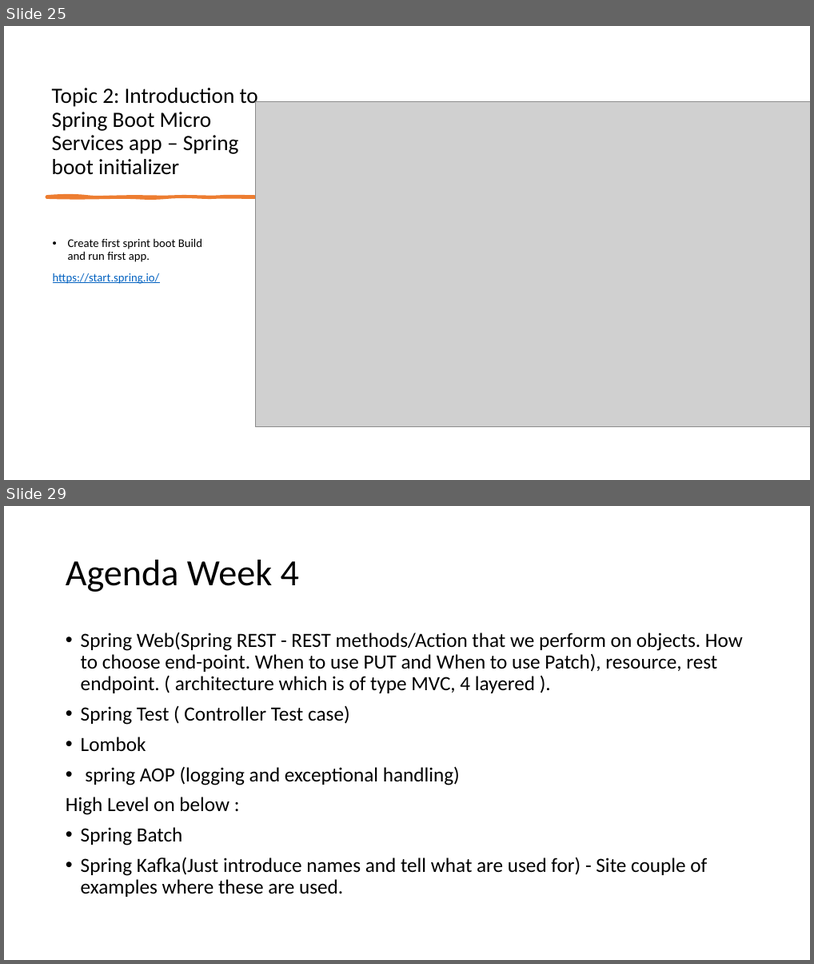
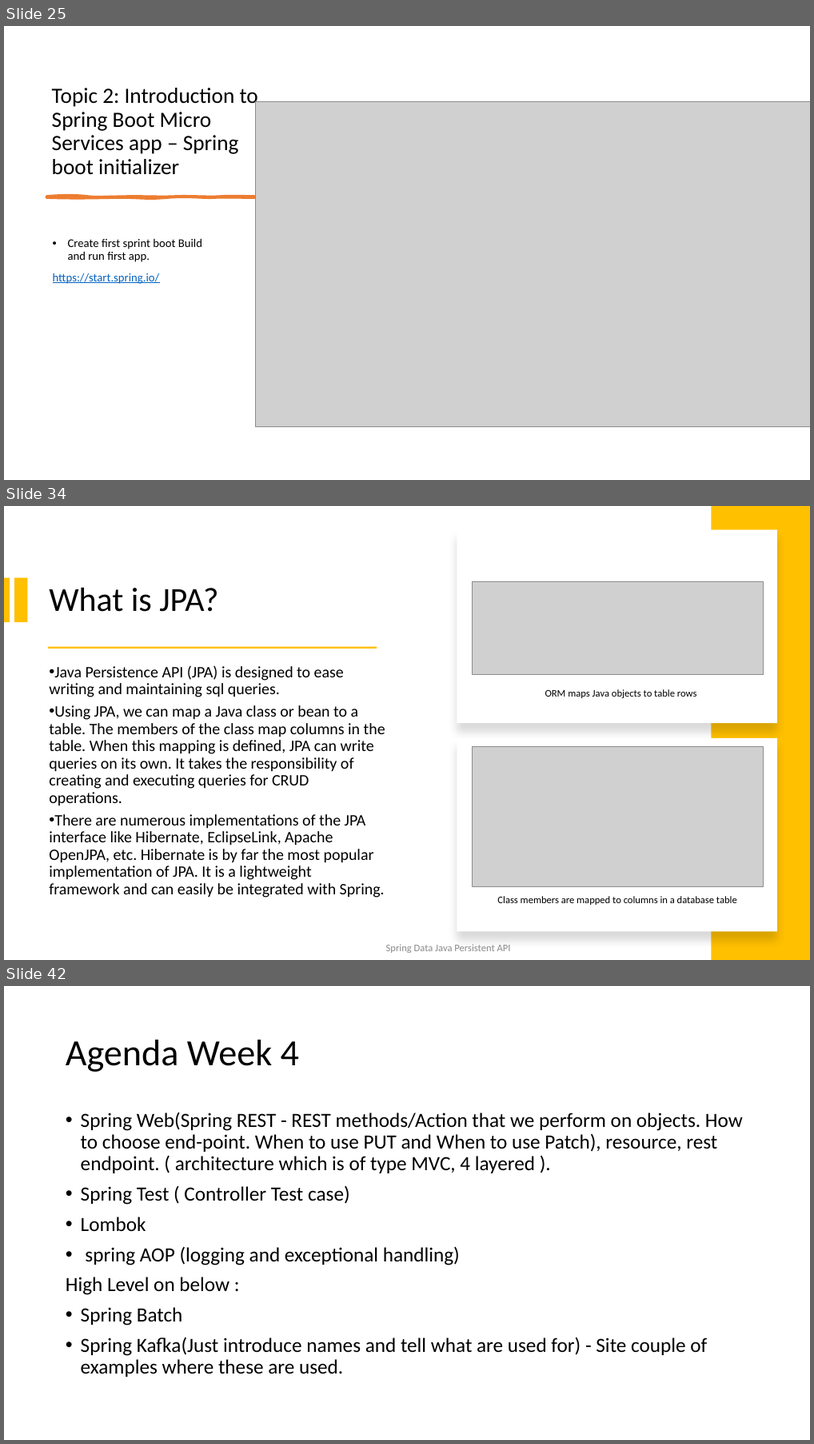
Before and after one commit to spoorthiempowher/Empowher-Curriculum, a slide deck: Java/EmpowHER-All weeks.pptx. Shown one above the other, each under a label of ours: slides 25 and 29 before the commit, slides 25, 34 and 42 after it; the slides between them are not shown. The pictures are 814x964 and 814x1444 pixels, drawn with LibreOffice and Linux fonts; fonts in the diff are those of the drawing; grey boxes stand for pictures. Boxes give left, top, right and bottom in pixels: in the first picture for what was removed or moved away, otherwise in the second. Text is boxed around its words. In the diff, an @@ line names an element or a change of style, - is before the commit and + after.

```diff
--- a/Java/EmpowHER-All weeks.pptx
+++ b/Java/EmpowHER-All weeks.pptx
@@ slide 34 added at bbox=[4, 506, 810, 960], background #FFFFFF @@
@@ rectangle added at bbox=[457, 529, 778, 723], fill #FFFFFF @@
@@ rectangle added at bbox=[712, 506, 810, 960], fill #FFC000 @@
@@ rectangle added at bbox=[4, 577, 10, 622], fill #FFC000 @@
@@ rectangle added at bbox=[14, 577, 27, 622], fill #FFC000 @@
@@ title added at bbox=[49, 588, 218, 612], 40 pt, text #000000 @@
+What is JPA?
@@ picture added at bbox=[473, 581, 764, 674] @@
@@ rectangle added at bbox=[48, 646, 378, 648], fill #FFC000 @@
@@ text added at bbox=[49, 665, 386, 897], 19 pt, text #000000 @@
+• Java Persistence API (JPA) is designed to ease writing and maintaining sql queries.
+• Using JPA, we can map a Java class or bean to a table. The members of the class map columns in the table. When this mapping is defined, JPA can write queries on its own. It takes the responsibility of creating and executing queries for CRUD operations.
+• There are numerous implementations of the JPA interface like Hibernate, EclipseLink, Apache OpenJPA, etc. Hibernate is by far the most popular implementation of JPA. It is a lightweight framework and can easily be integrated with Spring.
@@ text added at bbox=[546, 689, 698, 698], 12 pt, text #000000 @@
+ORM maps Java objects to table rows
@@ rectangle added at bbox=[457, 738, 778, 932], fill #FFFFFF @@
@@ picture added at bbox=[473, 747, 764, 887] @@
@@ text added at bbox=[498, 896, 738, 904], 12 pt, text #000000 @@
+Class members are mapped to columns in a database table
@@ text added at bbox=[386, 944, 511, 952], 12 pt, text #8C8C8C @@
+Spring Data Java Persistent API
@@ what was slide 29 is now slide 42 @@
```
Also in this commit, not shown: 1 slide changed, 14 other slides added, 2 slides removed.
